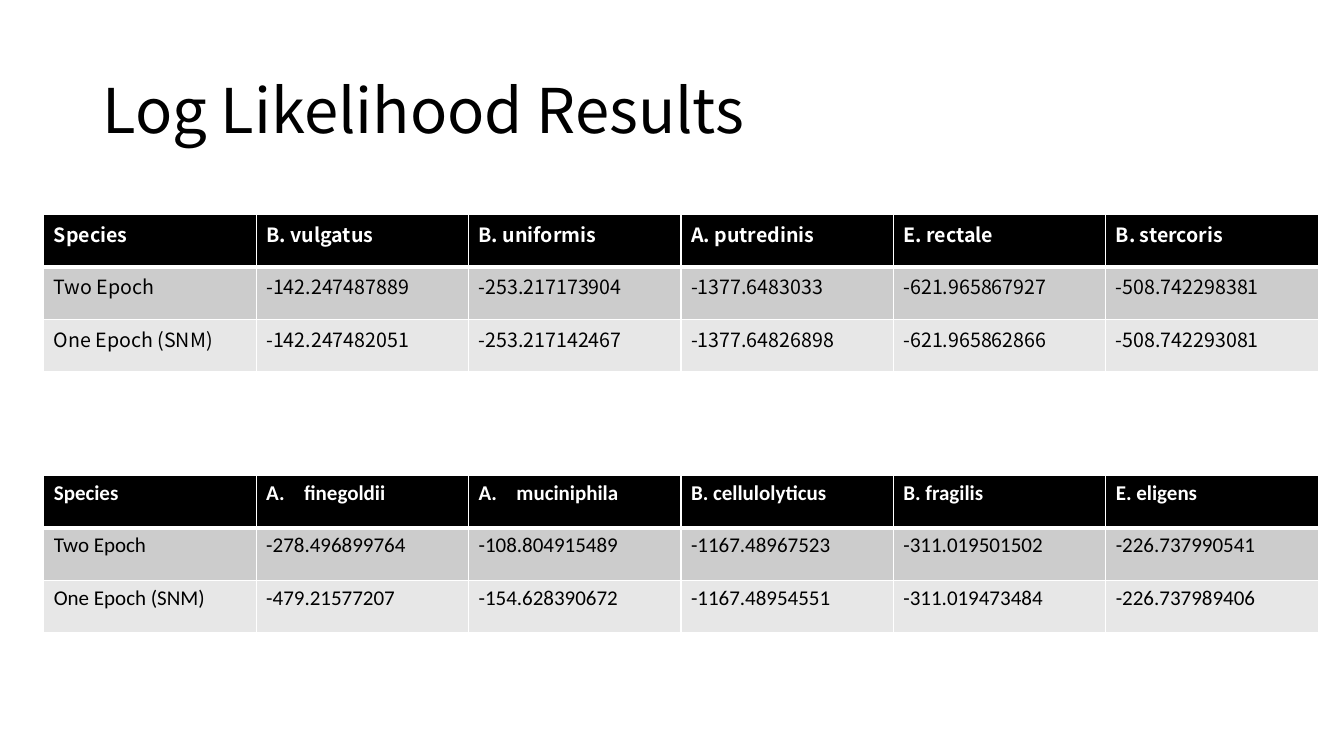
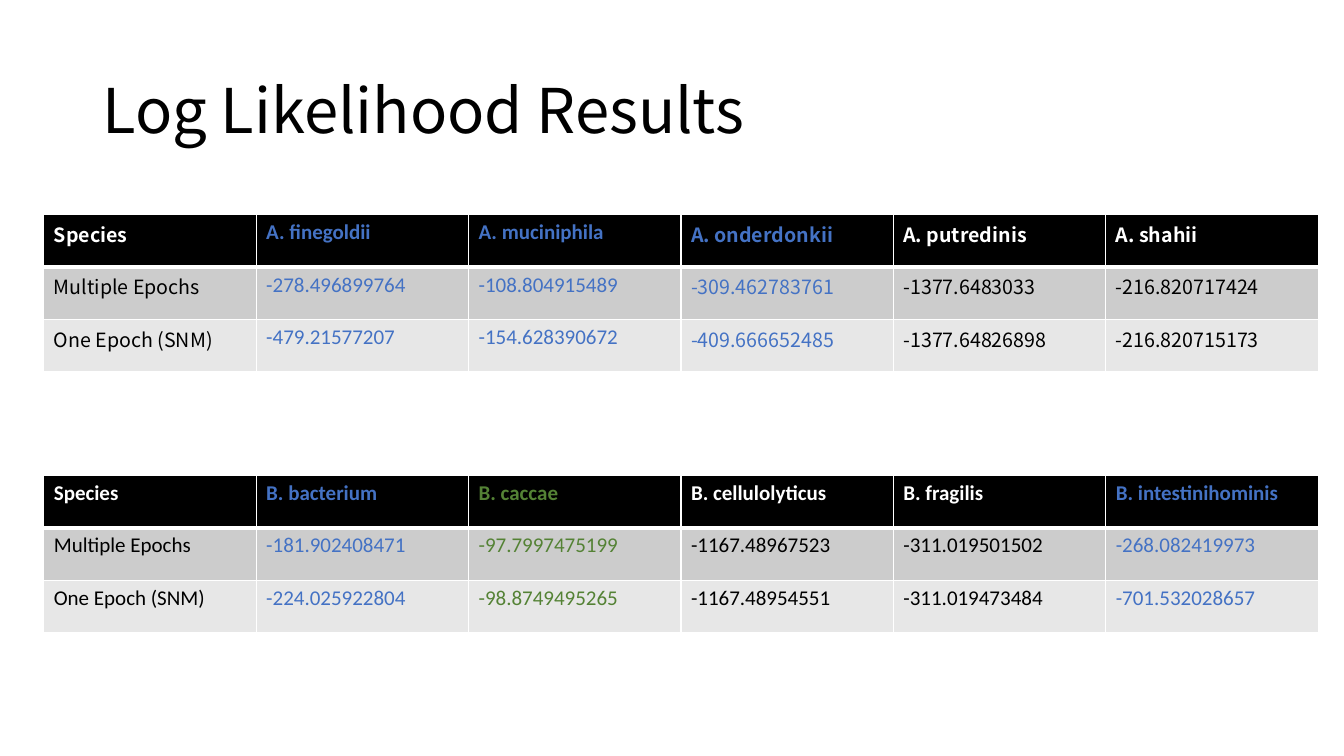
Before and after one commit to jon-mah/demo_for_ccgb, a slide deck: slide 4 of Summary/20220202_microbiome_demographic_slides.pptx. Drawn at 1344x756 pixels with LibreOffice and Linux fonts; fonts in the diff are those of the drawing. Boxes give left, top, right and bottom in pixels: in the first picture for what was removed or moved away, otherwise in the second. Text is boxed around its words. In the diff, an @@ line names an element or a change of style, - is before the commit and + after.

Commit message:
Slide updates.

```diff
--- a/Summary/20220202_microbiome_demographic_slides.pptx
+++ b/Summary/20220202_microbiome_demographic_slides.pptx
@@ table at (43, 215, 1320, 372) @@
-row 1: Species | B. vulgatus | B. uniformis | A. putredinis | E. rectale | B. stercoris
+row 1: Species | A. finegoldii | A. muciniphila | A. onderdonkii | A. putredinis | A. shahii
-row 2: Two Epoch | -142.247487889 | -253.217173904 | -1377.6483033 | -621.965867927 | -508.742298381
+row 2: Multiple Epochs | -278.496899764 | -108.804915489 | -309.462783761 | -1377.6483033 | -216.820717424
-row 3: One Epoch (SNM) | -142.247482051 | -253.217142467 | -1377.64826898 | -621.965862866 | -508.742293081
+row 3: One Epoch (SNM) | -479.21577207 | -154.628390672 | -409.666652485 | -1377.64826898 | -216.820715173
@@ table at (43, 476, 1320, 633) @@
-row 1: Species | finegoldii | muciniphila | B. cellulolyticus | B. fragilis | E. eligens
+row 1: Species | B. bacterium | B. caccae | B. cellulolyticus | B. fragilis | B. intestinihominis
-row 2: Two Epoch | -278.496899764 | -108.804915489 | -1167.48967523 | -311.019501502 | -226.737990541
+row 2: Multiple Epochs | -181.902408471 | -97.7997475199 | -1167.48967523 | -311.019501502 | -268.082419973
-row 3: One Epoch (SNM) | -479.21577207 | -154.628390672 | -1167.48954551 | -311.019473484 | -226.737989406
+row 3: One Epoch (SNM) | -224.025922804 | -98.8749495265 | -1167.48954551 | -311.019473484 | -701.532028657
```
Also in this commit, not shown: 1 other slide changed, 2 slides added.
